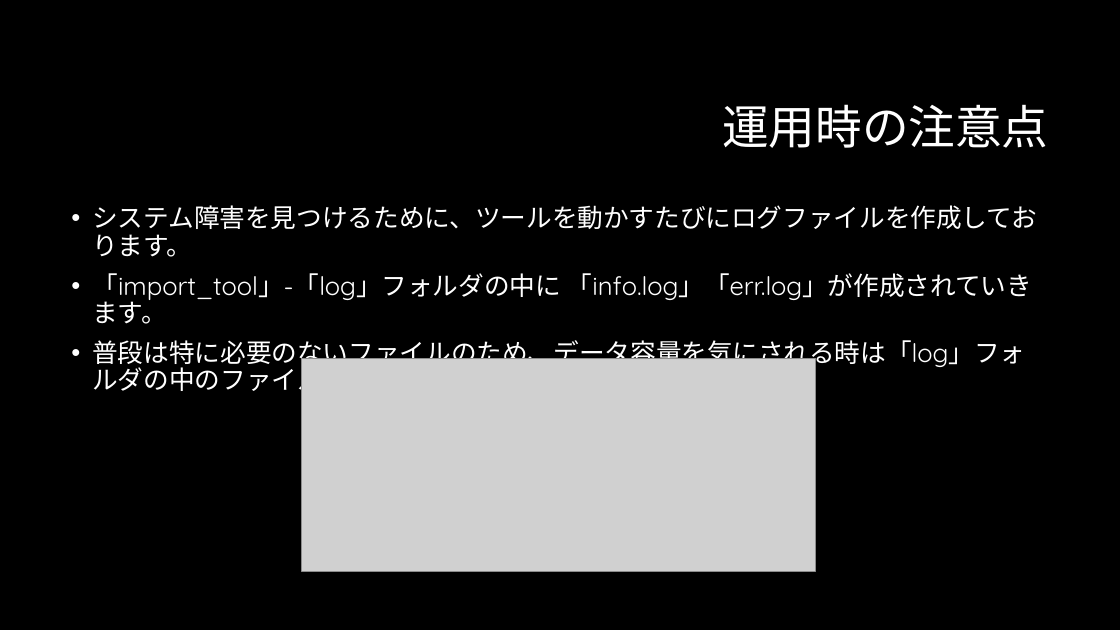
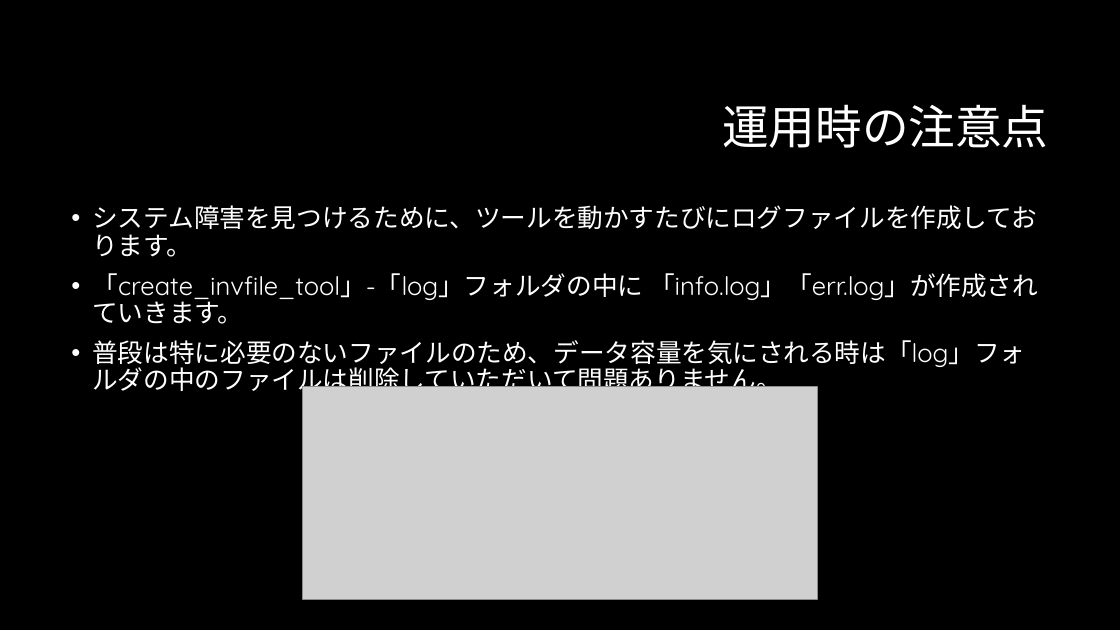
Before and after one commit to yukitakahashi08/docs, a slide deck: slide 12 of bonito/マニュアル/出品ファイル作成ツールセットアップマニュアル(Windows用).pptx. Drawn at 1120x630 pixels with LibreOffice and Linux fonts; fonts in the diff are those of the drawing; grey boxes stand for pictures; background and template pictures are left out. Boxes give left, top, right and bottom in pixels: in the first picture for what was removed or moved away, otherwise in the second. Text is boxed around its words. In the diff, an @@ line names an element or a change of style, - is before the commit and + after.

```diff
--- a/bonito/マニュアル/出品ファイル作成ツールセットアップマニュアル(Windows用).pptx
+++ b/bonito/マニュアル/出品ファイル作成ツールセットアップマニュアル(Windows用).pptx
@@ text at <box>92,273,1038,324</box>: text changed @@
-• 「import_tool」-「log」フォルダの中に 「info.log」「err.log」が作成されていきます。
+• 「create_invfile_tool」-「log」フォルダの中に 「info.log」「err.log」が作成されていきます。
@@ picture: place and size @@
-picture at <box>302,359,816,571</box>
+picture at <box>303,386,818,599</box>
```
Also in this commit, not shown: 5 other slides changed, 10 other files.
